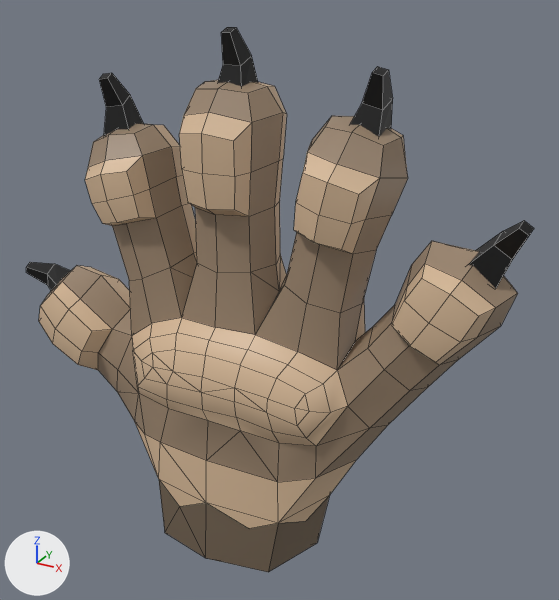
One commit to the Blender file VR/VR_Meadow/VR hand_posing_v02_LL.blend: the scene before it, then after it.
Before and after are seen from a 50 mm camera at (0.119, -0.1915, 0.1841) aimed at (0.0088, 0.0088, 0.084). The axes (+X, +Y, +Z) are drawn at lower left. The lights are the same throughout. The first picture is the older version. Mesh edges are drawn as thin lines.

Names of what the first picture shows: 'Claw_01_L', 'Claw_02_L', 'Claw_03_L', 'Claw_04_L', 'Claw_05_L', 'EA_Hand_L'.
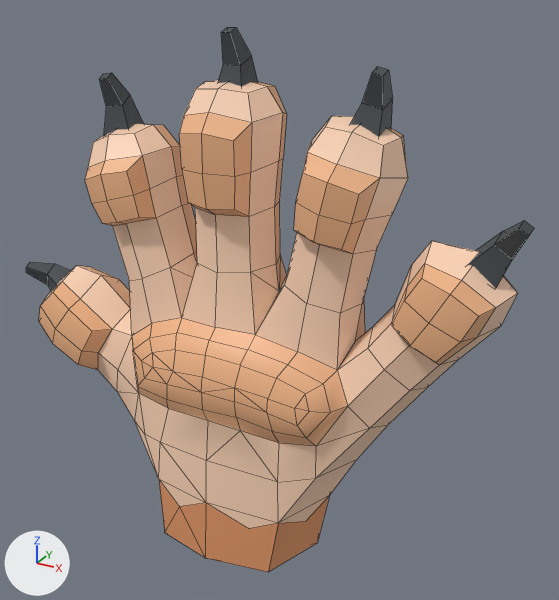
Scene script edits in JSON lines:
```json
{"op": "add", "block": "img_tex_coloratlas_01_png", "code": ["img_tex_coloratlas_01_png = load_image('tex_ColorAtlas_01.png', '../../Teksture/tex_ColorAtlas_01.png', 128, 128, 'sRGB')"]}
{"op": "set", "path": "mat_material.texture", "old": "img_ea_mesh_cube_green_tex_coloratlas_01_png", "new": "img_tex_coloratlas_01_png"}
{"block": "me_cube_l", "where": "me_cube_l.from_pydata(...)  # 351 vertices, 412 faces; spans x -0.082..0.083, y -0.025..0.025, z -0.002..0.16"}
{"block": "me_cube_l", "where": "# used by ob_ea_hand_l; location = (0.0009, 0.0, -0.0058)"}
{"block": "me_cube_l", "change": "me_cube_l part 1: texture (UV) coordinates of 412 of 412 faces, centred in x -0.079..0.08, y -0.023..0.023, z -0.002..0.158, changed; they spanned u 0.33..0.42, v 0.42..0.42 and now span u 0.41..0.54, v 0.71..0.72"}
```

Boxes (x1, y1, x2, y2) around the edits, measured in the pictures (559 x 600 px):
```json
{"object": "EA_Hand_L", "change": "surface changed", "before": [39, 80, 518, 572], "after": [39, 80, 518, 572], "on screen": "lighter"}
{"object": "Claw_05_L", "change": "surface changed", "before": [468, 221, 534, 288], "after": [468, 221, 534, 288], "on screen": "lighter"}
{"object": "Claw_04_L", "change": "surface changed", "before": [350, 66, 393, 137], "after": [350, 66, 393, 137], "on screen": "lighter"}
{"object": "Claw_03_L", "change": "surface changed", "before": [218, 27, 258, 87], "after": [218, 27, 258, 87], "on screen": "lighter"}
{"object": "Claw_02_L", "change": "surface changed", "before": [99, 73, 144, 136], "after": [99, 73, 144, 136], "on screen": "lighter"}
{"object": "Claw_01_L", "change": "surface changed", "before": [26, 262, 70, 291], "after": [26, 262, 70, 291], "on screen": "lighter"}
```
